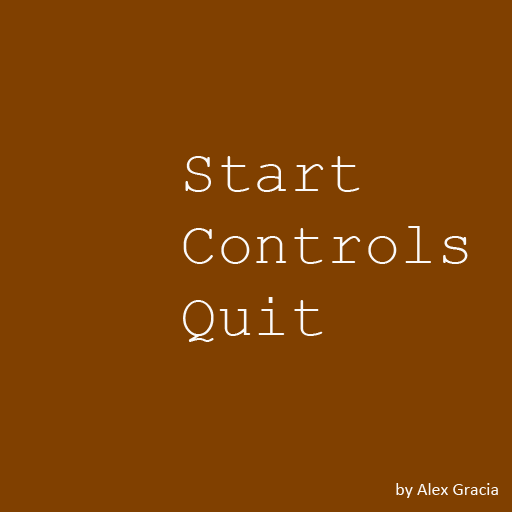
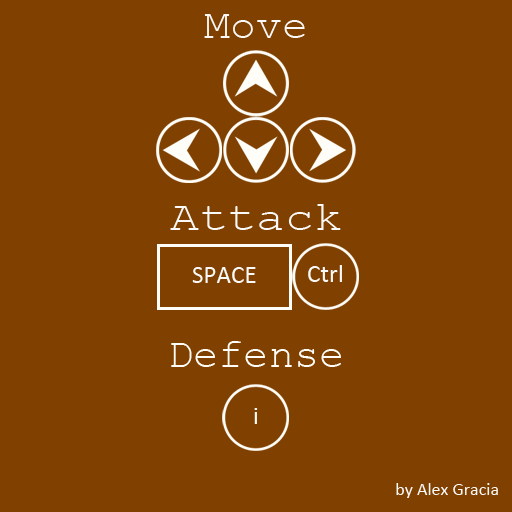
Layered file, before and after one edit (w=512, h=512). Changes by layer:
showed group "Controls" (16 layers) over (156, 14, 397, 451)
added group "Move" (1st of 2, in "Controls") with 5 layers in group "Controls" over (156, 14, 356, 183)
moved "Move" (2nd of 2, in "Controls" › "Move") into group "Move", painted on it over (204, 14, 305, 38)
moved "ArrowRight" into group "Move", painted on it over (290, 117, 397, 256)
moved "ArrowLeft" into group "Move", painted on it over (156, 117, 222, 256)
moved "ArrowDown" into group "Move", painted on it over (209, 117, 303, 256)
moved "ArrowUp" into group "Move", painted on it over (209, 50, 303, 161)
added group "Attack" (1st of 2, in "Controls") with 5 layers in group "Controls" over (157, 204, 359, 310)
moved "Attack" (2nd of 2, in "Controls" › "Attack") into group "Attack", painted on it over (157, 204, 377, 362)
moved "Ctrl" (1st of 2, in "Controls" › "Attack") into group "Attack", painted on it over (231, 265, 342, 435)
moved "Ctrl" (2nd of 2, in "Controls" › "Attack") into group "Attack", painted on it over (209, 243, 359, 451)
added layer "SPACE" in group "Attack" over (192, 267, 256, 283)
added layer "Space" in group "Attack" over (157, 244, 292, 310)
added group "Defense" (1st of 2, in "Controls") with 3 layers in group "Controls" over (171, 341, 341, 451)
added layer "Defense" (2nd of 2, in "Controls" › "Defense") in group "Defense" over (171, 341, 341, 367)
added layer "i" (1st of 2, in "Controls" › "Defense") in group "Defense" over (254, 408, 258, 424)
added layer "i" (2nd of 2, in "Controls" › "Defense") in group "Defense" over (222, 384, 289, 451)
hid "Menu" over (183, 156, 468, 342)
